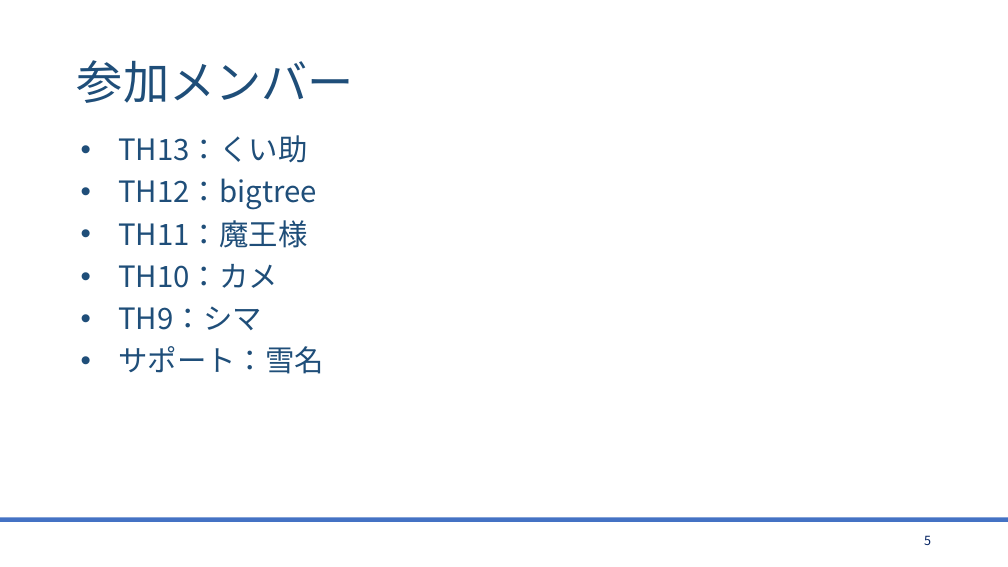
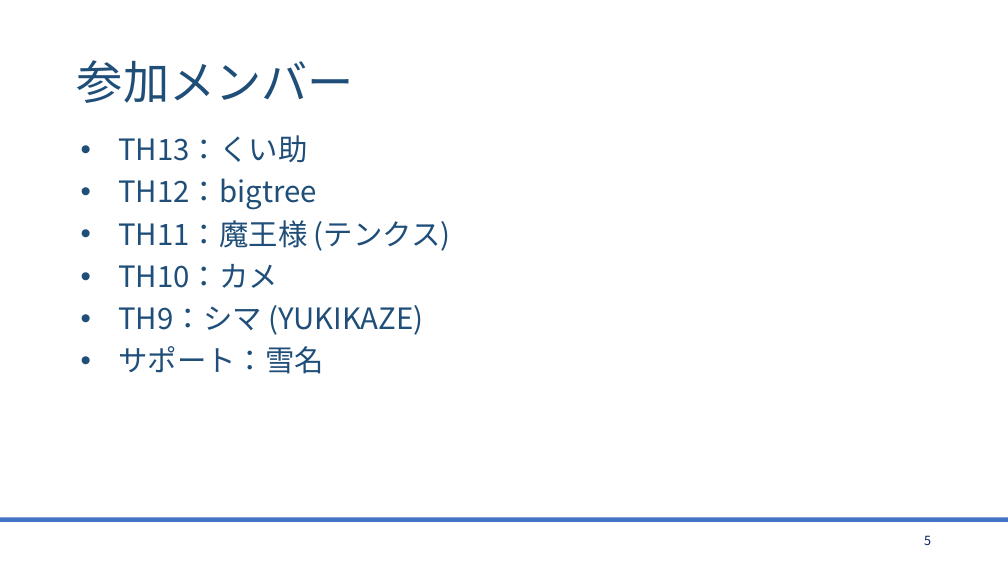
Before and after one commit to bigtreeCoC/documents, a slide deck: slide 5 of CQC攻略.pptx. Drawn at 1008x567 pixels with LibreOffice and Linux fonts; fonts in the diff are those of the drawing. Boxes give left, top, right and bottom in pixels: in the first picture for what was removed or moved away, otherwise in the second. Text is boxed around its words. In the diff, an @@ line names an element or a change of style, - is before the commit and + after.

```diff
--- a/CQC攻略.pptx
+++ b/CQC攻略.pptx
@@ text at (x1=118, y1=220, x2=450, y2=251): text changed @@
-• TH11：魔王様
+• TH11：魔王様 (テンクス)
@@ text at (x1=118, y1=305, x2=423, y2=335): text changed @@
-• TH9：シマ
+• TH9：シマ (YUKIKAZE)
```
Also in this commit, not shown: 8 other slides changed, 3 slides added, 1 other file.
